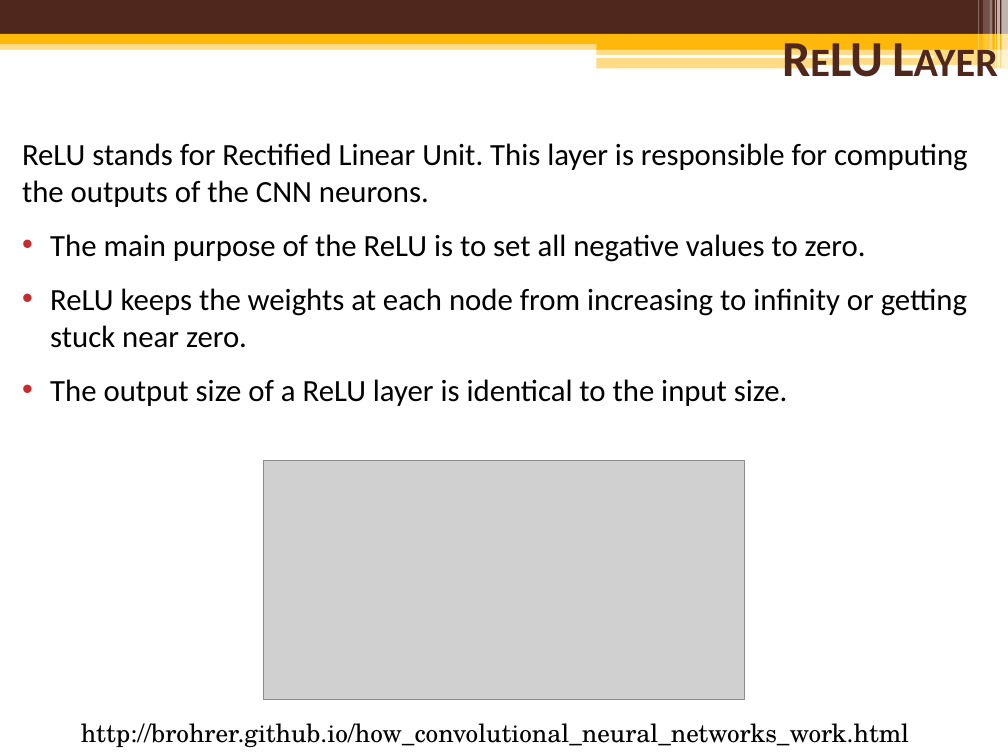
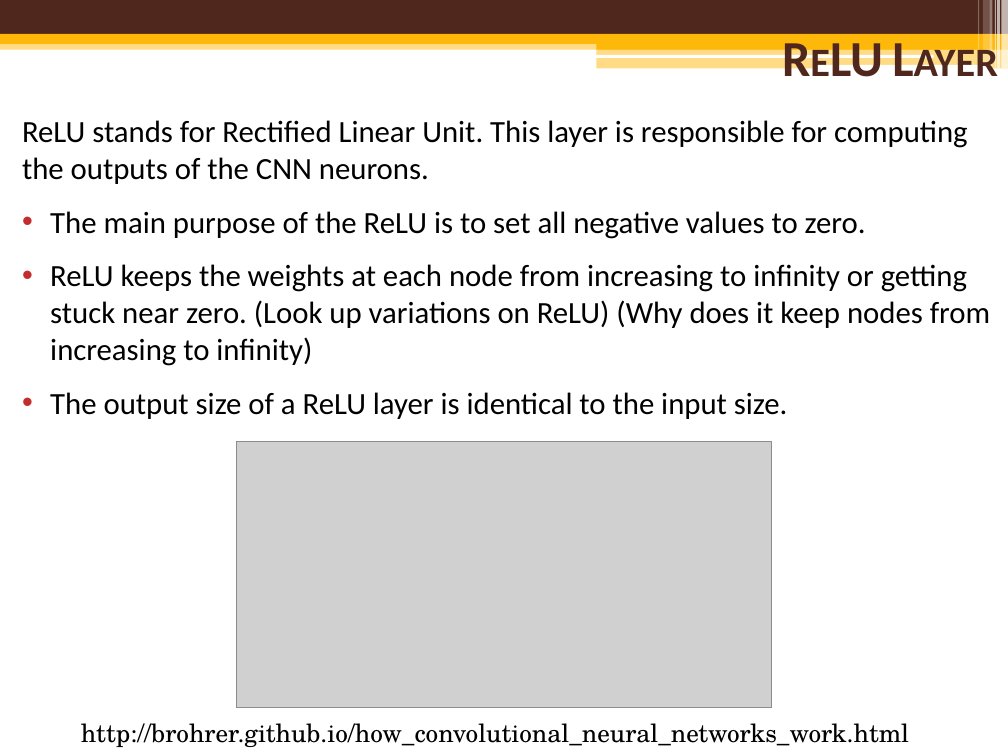
Before and after one commit to mcguires5/MachineLearning1, a slide deck: slide 13 of ConvolutionNeuralNetwork.pptx. Drawn at 1008x756 pixels with LibreOffice and Linux fonts; fonts in the diff are those of the drawing; grey boxes stand for pictures; background and template pictures are left out. Boxes give left, top, right and bottom in pixels: in the first picture for what was removed or moved away, otherwise in the second. Text is boxed around its words. In the diff, an @@ line names an element or a change of style, - is before the commit and + after.

```diff
--- a/ConvolutionNeuralNetwork.pptx
+++ b/ConvolutionNeuralNetwork.pptx
@@ text "ReLU stands for Rectified Linear ...": place and size @@
-text "ReLU stands for Rectified Linear ..." at <box>22,143,968,406</box>
+text "ReLU stands for Rectified Linear ..." at <box>22,120,990,419</box>
@@ text at <box>50,264,990,366</box>: text changed @@
-• ReLU keeps the weights at each node from increasing to infinity or getting stuck near zero.
+• ReLU keeps the weights at each node from increasing to infinity or getting stuck near zero. (Look up variations on ReLU) (Why does it keep nodes from increasing to infinity)
@@ picture: place and size @@
-picture at <box>263,461,745,701</box>
+picture at <box>236,442,771,708</box>
```
Also in this commit, not shown: 2 other slides changed, 11 other files.
